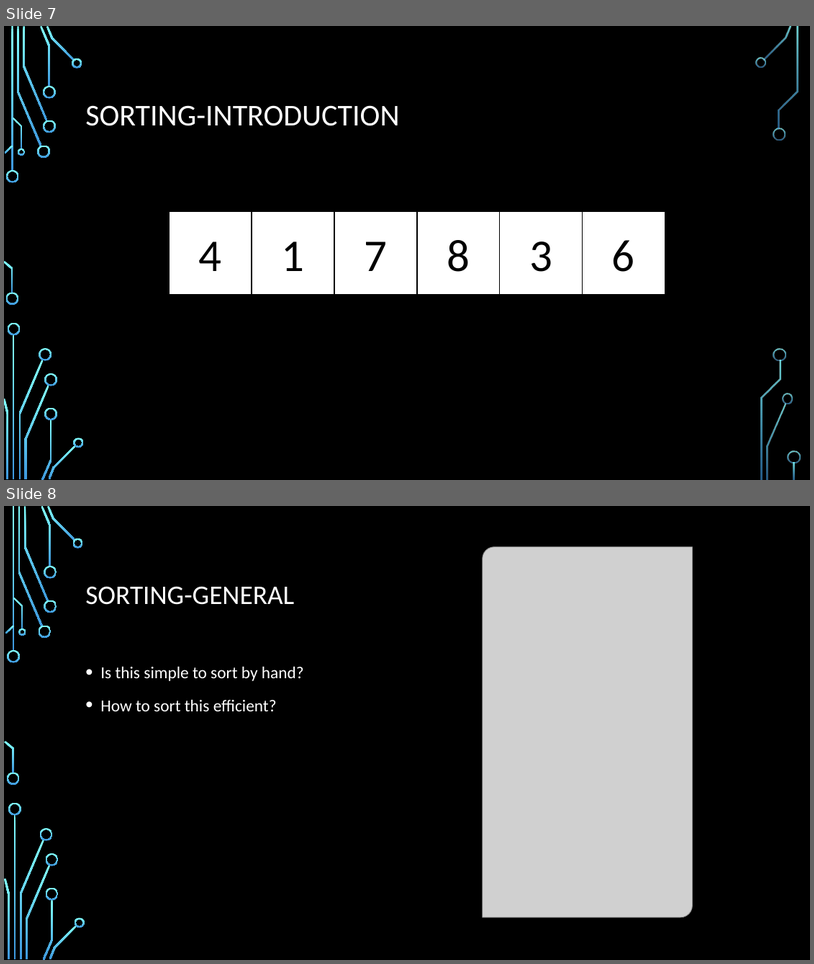
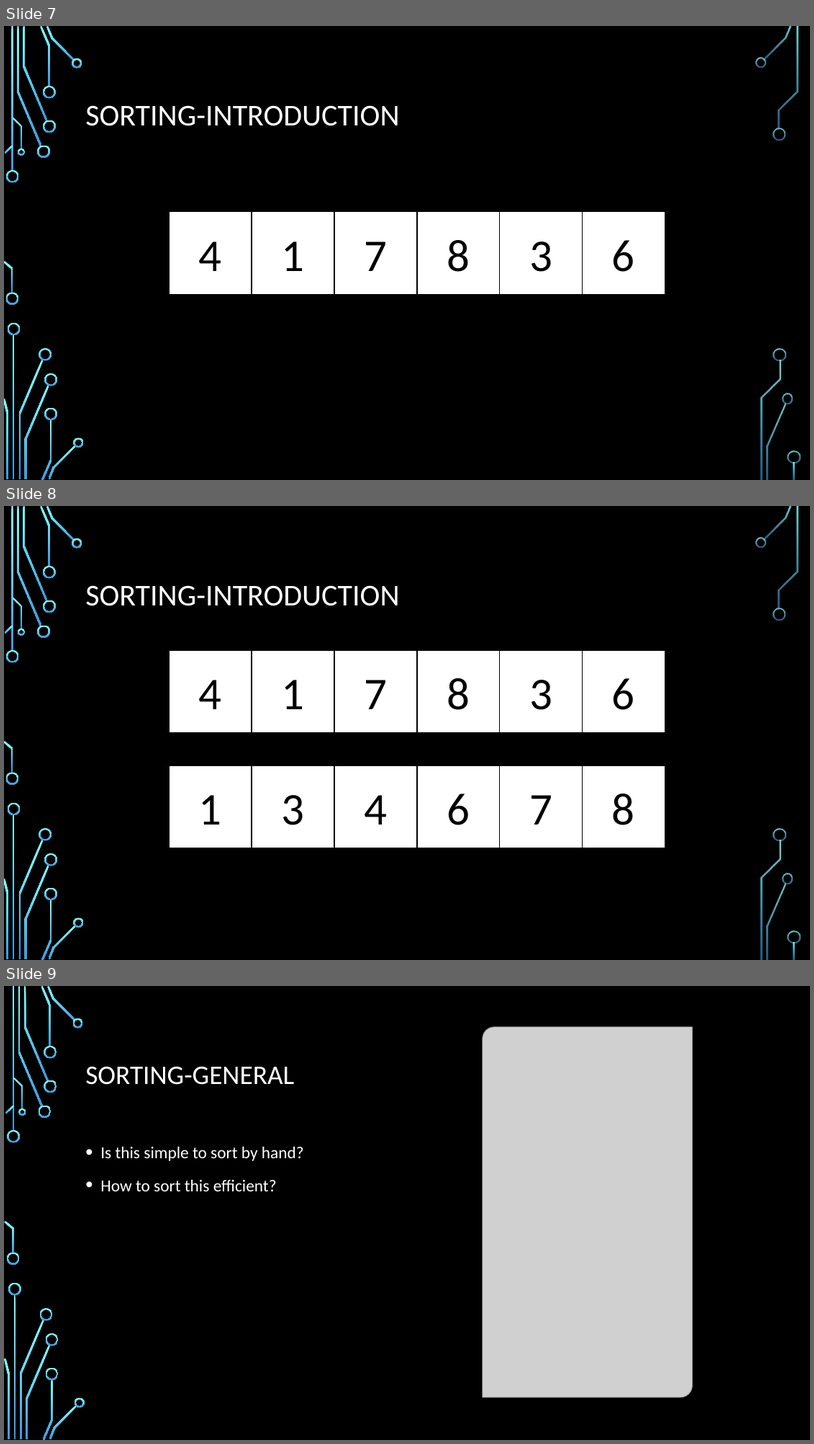
Before and after one commit to Fabianstw/MiniGamesArduino, a slide deck: LearningUnit/Presentation/BubbleSortTheoryWeek1.pptx. Shown one above the other, each under a label of ours: slides 7 and 8 before the commit, slides 7, 8 and 9 after it. The pictures are 814x964 and 814x1444 pixels, drawn with LibreOffice and Linux fonts; fonts in the diff are those of the drawing; grey boxes stand for pictures; background and template pictures are left out. Boxes give left, top, right and bottom in pixels: in the first picture for what was removed or moved away, otherwise in the second. Text is boxed around its words. In the diff, an @@ line names an element or a change of style, - is before the commit and + after.

```diff
--- a/LearningUnit/Presentation/BubbleSortTheoryWeek1.pptx
+++ b/LearningUnit/Presentation/BubbleSortTheoryWeek1.pptx
@@ slide 8 added at [4,506,810,960], background picture (left out); not listed: 36 template elements that a slide beside it also shows @@
@@ title added at [85,585,399,606], 36 pt, text #FFFFFF @@
+SORTING-INTRODUCTION
@@ rectangle added at [169,650,252,733], fill #FFFFFF, outline #000000 1.25 pt, 54 pt, text #000000 @@
+4
@@ rectangle added at [252,650,335,733], fill #FFFFFF, outline #000000 1.25 pt, 54 pt, text #000000 @@
+1
@@ rectangle added at [334,650,417,733], fill #FFFFFF, outline #000000 1.25 pt, 54 pt, text #000000 @@
+7
@@ rectangle added at [417,650,500,733], fill #FFFFFF, outline #000000 1.25 pt, 54 pt, text #000000 @@
+8
@@ rectangle added at [500,650,583,733], fill #FFFFFF, outline #000000 1.25 pt, 54 pt, text #000000 @@
+3
@@ rectangle added at [583,650,666,733], fill #FFFFFF, outline #000000 1.25 pt, 54 pt, text #000000 @@
+6
@@ rectangle added at [169,765,252,849], fill #FFFFFF, outline #000000 1.25 pt, 54 pt, text #000000 @@
+1
@@ rectangle added at [252,765,335,849], fill #FFFFFF, outline #000000 1.25 pt, 54 pt, text #000000 @@
+3
@@ rectangle added at [334,765,417,849], fill #FFFFFF, outline #000000 1.25 pt, 54 pt, text #000000 @@
+4
@@ rectangle added at [417,765,500,849], fill #FFFFFF, outline #000000 1.25 pt, 54 pt, text #000000 @@
+6
@@ rectangle added at [500,765,583,849], fill #FFFFFF, outline #000000 1.25 pt, 54 pt, text #000000 @@
+7
@@ rectangle added at [583,765,666,849], fill #FFFFFF, outline #000000 1.25 pt, 54 pt, text #000000 @@
+8
@@ what was slide 8 is now slide 9 @@
```
Also in this commit, not shown: 7 slides changed, 1 other slide added.
